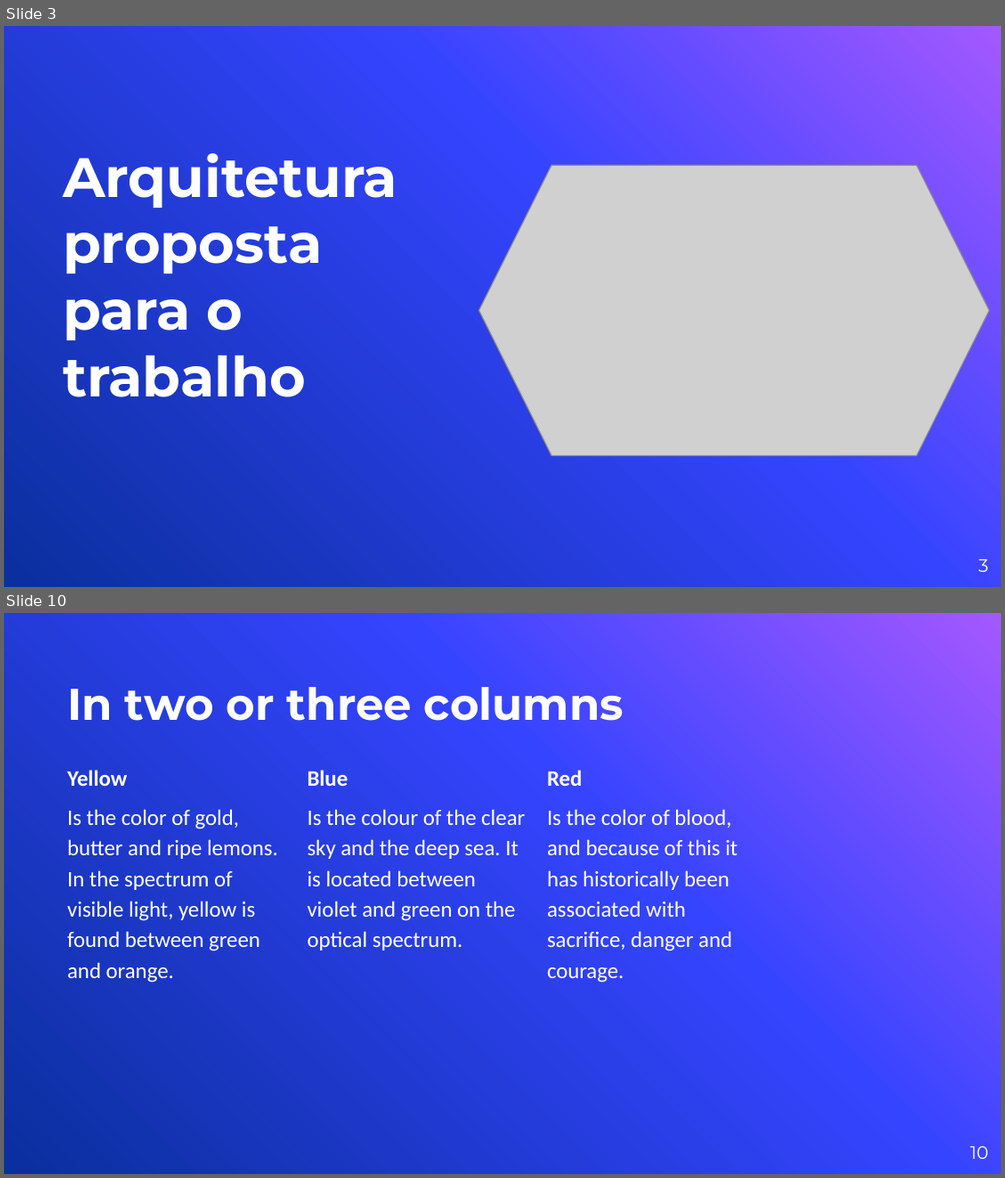
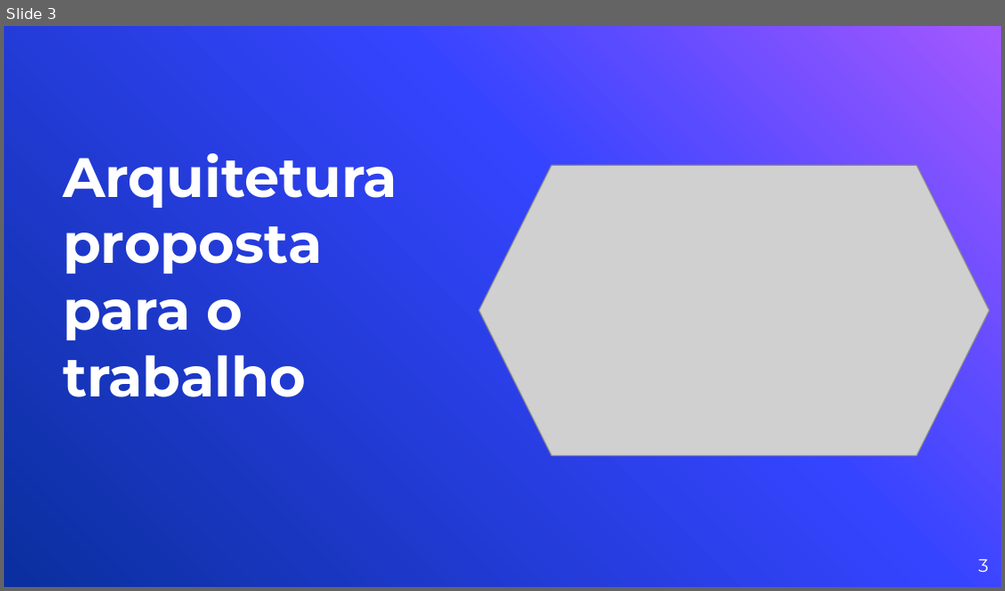
Before and after one commit to lcarvalhodev/tp3-sd, a slide deck: slides/apresentacao.pptx. Shown one above the other, each under a label of ours: slides 3 and 10 before the commit, slide 3 after it; the slides between them are not shown. The pictures are 1005x1178 and 1005x591 pixels, drawn with LibreOffice and Linux fonts; fonts in the diff are those of the drawing; grey boxes stand for pictures; background and template pictures are left out. Boxes give left, top, right and bottom in pixels: in the first picture for what was removed or moved away, otherwise in the second. Text is boxed around its words. In the diff, an @@ line names an element or a change of style, - is before the commit and + after.

```diff
--- a/slides/apresentacao.pptx
+++ b/slides/apresentacao.pptx
@@ slide 10 removed at <box>4,613,1001,1174</box>, background picture (left out) @@
@@ title removed at <box>67,687,623,721</box> @@
-In two or three columns
@@ text removed at <box>67,770,278,982</box> @@
-Yellow
-Is the color of gold, butter and ripe lemons. In the spectrum of visible light, yellow is found between green and orange.
@@ text removed at <box>307,770,525,950</box> @@
-Blue
-Is the colour of the clear sky and the deep sea. It is located between violet and green on the optical spectrum.
@@ text removed at <box>547,770,737,982</box> @@
-Red
-Is the color of blood, and because of this it has historically been associated with sacrifice, danger and courage.
@@ page number removed at <box>970,1145,988,1159</box> @@
-10
```
Also in this commit, not shown: 3 slides changed, 6 slides added, 35 other slides removed, 8 other files.
